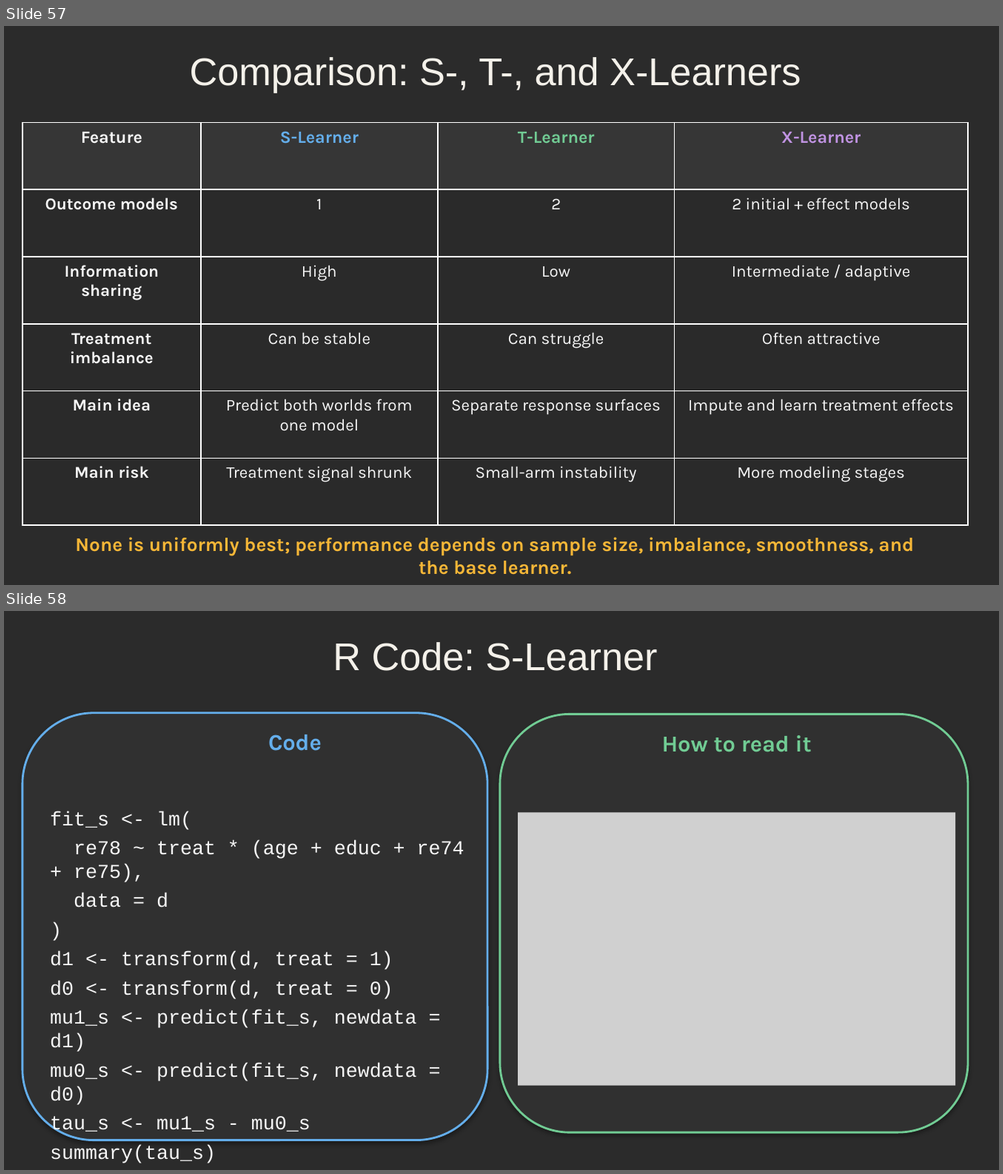
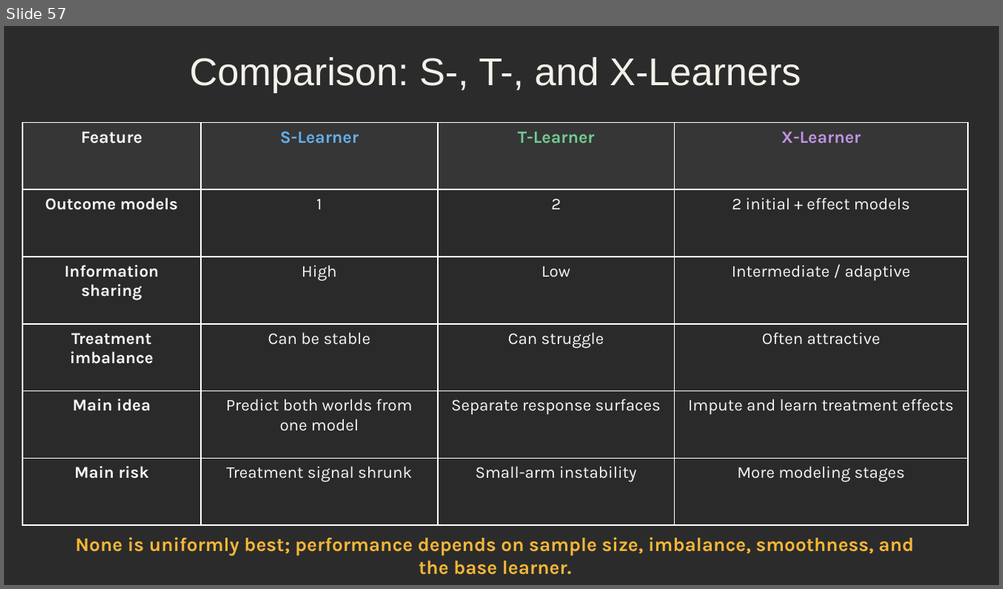
Before and after one commit to djghosh1123/STAT-7900-Causal-Analysis, a slide deck: Lectures/Lecture 8.pptx. Shown one above the other, each under a label of ours: slides 57 and 58 before the commit, slide 57 after it. The pictures are 1003x1174 and 1003x589 pixels, drawn with LibreOffice and Linux fonts; fonts in the diff are those of the drawing; grey boxes stand for pictures; background and template pictures are left out; a plain dark background stands for a picture behind light text. Boxes give left, top, right and bottom in pixels: in the first picture for what was removed or moved away, otherwise in the second. Text is boxed around its words. In the diff, an @@ line names an element or a change of style, - is before the commit and + after.

```diff
--- a/Lectures/Lecture 8.pptx
+++ b/Lectures/Lecture 8.pptx
@@ slide 58 removed at [4,611,999,1170], background picture (left out) @@
@@ text removed at [333,642,657,671] @@
-R Code: S-Learner
@@ rounded rectangle removed at [23,713,487,1141] @@
@@ rounded rectangle removed at [499,715,967,1133] @@
@@ text removed at [268,735,321,751] @@
-Code
@@ text removed at [662,735,811,752] @@
-How to read it
@@ text removed at [50,812,464,1136] @@
-fit_s <- lm(
-re78 ~ treat * (age + educ + re74 + re75),
-data = d
-)
-d1 <- transform(d, treat = 1)
-d0 <- transform(d, treat = 0)
-mu1_s <- predict(fit_s, newdata = d1)
-mu0_s <- predict(fit_s, newdata = d0)
-tau_s <- mu1_s - mu0_s
-summary(tau_s)
@@ picture removed at [518,813,955,1086] @@
```
Also in this commit, not shown: 22 other slides removed, 3 other files.
